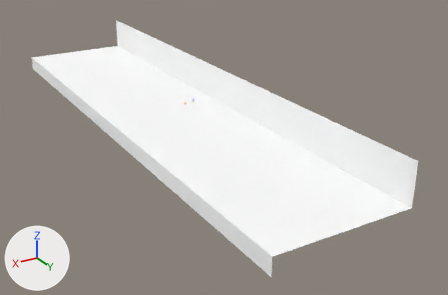
Renders of the Blender file 04-Shots/KR-ShotSzene5[Beleuchtung+AnimationAngepasst].blend from each side of a commit.
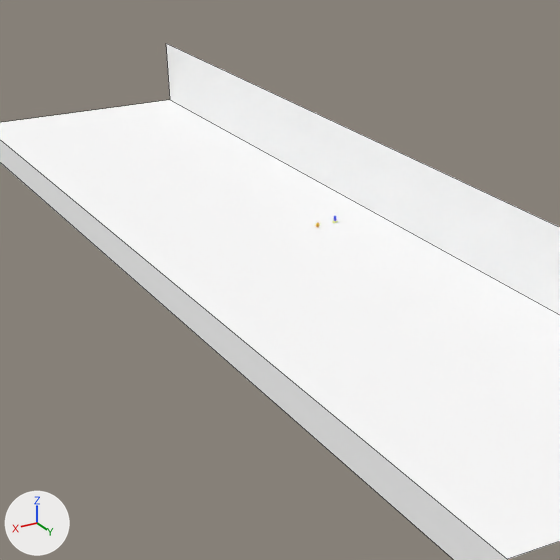
There are two pictures of each version: one whole from a 50 mm lens placed at (223.0, 424.0, 168.0), pointed at (-15.0, 29.0, -30.0), one close up on the part from 9% to 66% of the width and 0% to 87% of the height. The lights are fixed; the arrows at lower left show +X, +Y and +Z. The close-ups show mesh edges as thin lines.

Objects in the first close-up: 'GroupPlane'.
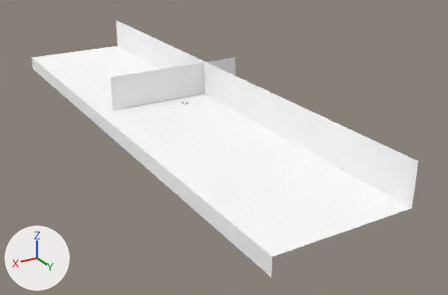
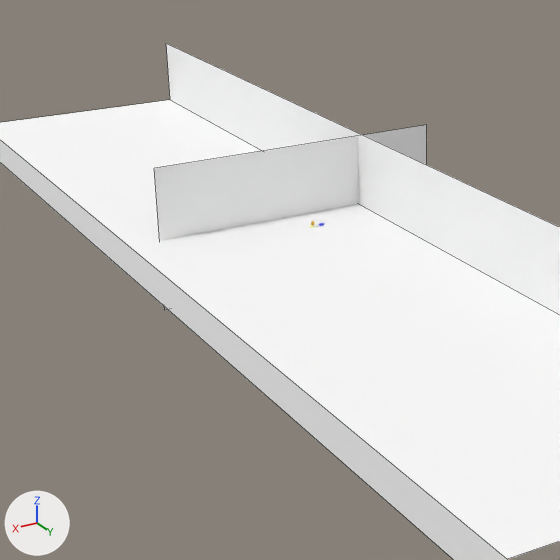
Edits to the bpy script that builds the scene:
```text
Add mat_material_004:
    mat_material_004 = diffuse_material('Material.004')
    mat_material_004.base_color = (1.0, 1.0, 1.0)  # white #ffffff
Change me_plane_001:
    where me_plane_001.from_pydata(...)  # 8 vertices, 3 faces; spans x -1.0..1.99, y -2.06..2.06, z -2.88..6.81
    used by ob_plane_001; location = (0.0, 0.0, 0.0); scale = (5.46, 8.0, 1.0)
    verts and faces of me_plane_001; kept vertices keep their numbers, new ones are numbered from 8
    before: 0 (-1.0, -2.06, 0.0) at pixel (321, 214), 1 (1.99, -2.06, 0.0) at pixel (282, 221), 2 (-1.0, 2.06, 0.0) at pixel (363, 239), 3 (1.99, 2.06, 0.0) at pixel (323, 247), 4 (-1.0, -2.06, 6.81)
    before: 5 (-1.0, 2.06, 6.81), 6 (1.99, -2.06, -2.88), 7 (1.99, 2.06, -2.88)
    remove me_plane_001.materials.append(mat_material_003)  # white #ffffff
    me_plane_001 part 1
    add delete_vertices([*range(0, 8)])  # with the faces that use them
    add verts[8] = (-1.0, -1.0, 0.0)
    add verts[9] = (1.0, -1.0, 0.0)  # pixel (164, 310)
    add verts[10] = (-1.0, 1.0, 0.0)  # pixel (426, 124)
    add verts[11] = (1.0, 1.0, 0.0)  # pixel (154, 168)
    add faces += [(8, 9, 11, 10)]
Add me_plane_002:
    me_plane_002.from_pydata([(-1.0, -2.06, 0.0), (1.99, -2.06, 0.0), (-1.0, 2.06, 0.0), (1.99, 2.06, 0.0), (-1.0, -2.06, 6.81), (-1.0, 2.06, 6.81), (1.99, -2.06, -2.88), (1.99, 2.06, -2.88)], [], [(0, 1, 3, 2), (0, 2, 5, 4), (3, 1, 6, 7)])
    for i in [0]: me_plane_002.polygons[i].material_index = 1
    me_plane_002.materials.append(mat_material_004)  # white #ffffff
    me_plane_002.materials.append(mat_material_003)  # white #ffffff
Change col_groupplane:
    remove col_groupplane.objects.link(ob_plane_001)
    add col_groupplane.objects.link(ob_plane_002)
Change ob_plane_001:
    ob_plane_001.location: (0.0, 0.0, 0.0) -> (1.5, -20.6, 0.0)
    ob_plane_001.rotation_euler: (0.0, 0.0, 0.0) -> (1.571, 0.0, 0.0)  # degrees (0, 0, 0) -> degrees (90, 0, 0)
    ob_plane_001.scale: (5.46, 8.0, 1.0) -> (57.2, 27.5, 27.5)
Add ob_plane_002:
    ob_plane_002 = bpy.data.objects.new('Plane.002', me_plane_002)
    ob_plane_002.location = (0.0, 0.0, 0.0)
    ob_plane_002.scale = (5.46, 8.0, 1.0)
```

Changed parts and their boxes (x1, y1, x2, y2) in the close-ups (560 x 560 px):
'GroupPlane', reshaped, moved, turned, rescaled: (0, 43, 560, 560) in both
'Plane.001', now drawn: after (154, 125, 427, 310)
part 1 of me_plane_001, cut back: before (150, 124, 430, 312); after (154, 125, 427, 310)
